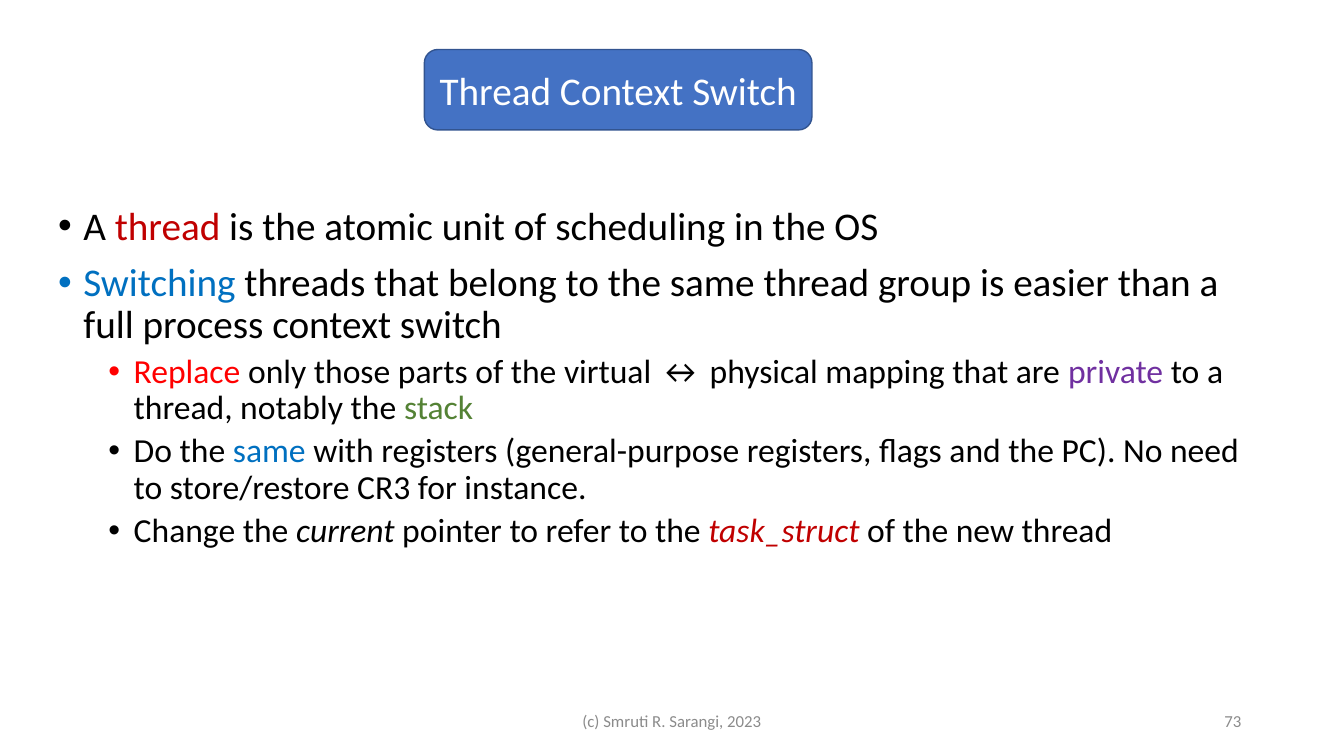
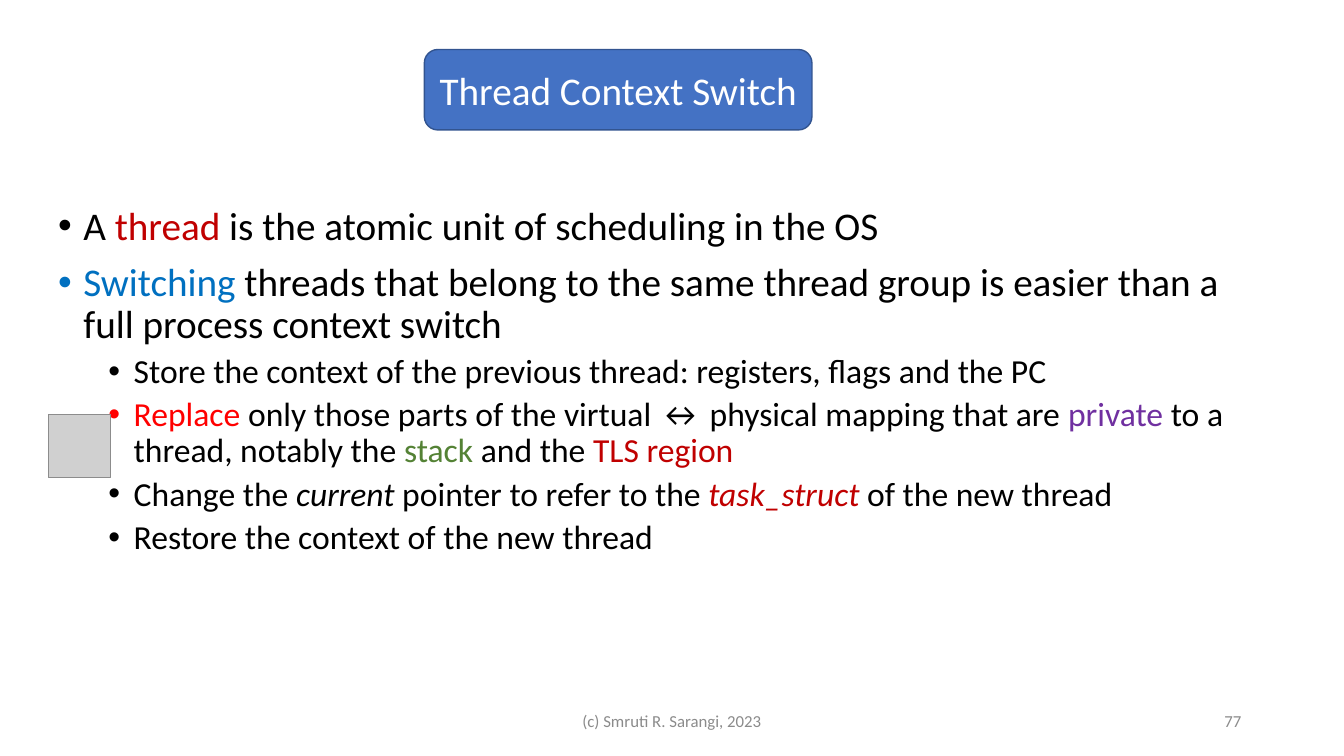
Before and after one commit to srsarangi/srsarangi.github.io, a slide deck: slide 77 of osbook/slides/3.processes.pptx (slide 73 before the commit). Drawn at 1344x756 pixels with LibreOffice and Linux fonts; fonts in the diff are those of the drawing; grey boxes stand for pictures. Boxes give left, top, right and bottom in pixels: in the first picture for what was removed or moved away, otherwise in the second. Text is boxed around its words. In the diff, an @@ line names an element or a change of style, - is before the commit and + after.

```diff
--- a/osbook/slides/3.processes.pptx
+++ b/osbook/slides/3.processes.pptx
@@ text at [134,359,1223,468]: text changed @@
-  • Replace only those parts of the virtual ↔ physical mapping that are private to a thread, notably the stack
-  • Do the same with registers (general-purpose registers, flags and the PC). No need to store/restore CR3 for instance.
+  • Store the context of the previous thread: registers, flags and the PC
+  • Replace only those parts of the virtual ↔ physical mapping that are private to a thread, notably the stack and the TLS region
@@ picture added at [48,414,111,477] @@
@@ text at [134,525,653,550]: paragraph added @@
+  • Restore the context of the new thread
@@ page number at [1224,716,1241,727]: text changed @@
-73
+77
```
Also in this commit, not shown: 12 other slides changed, 5 slides added, 1 slide removed.
